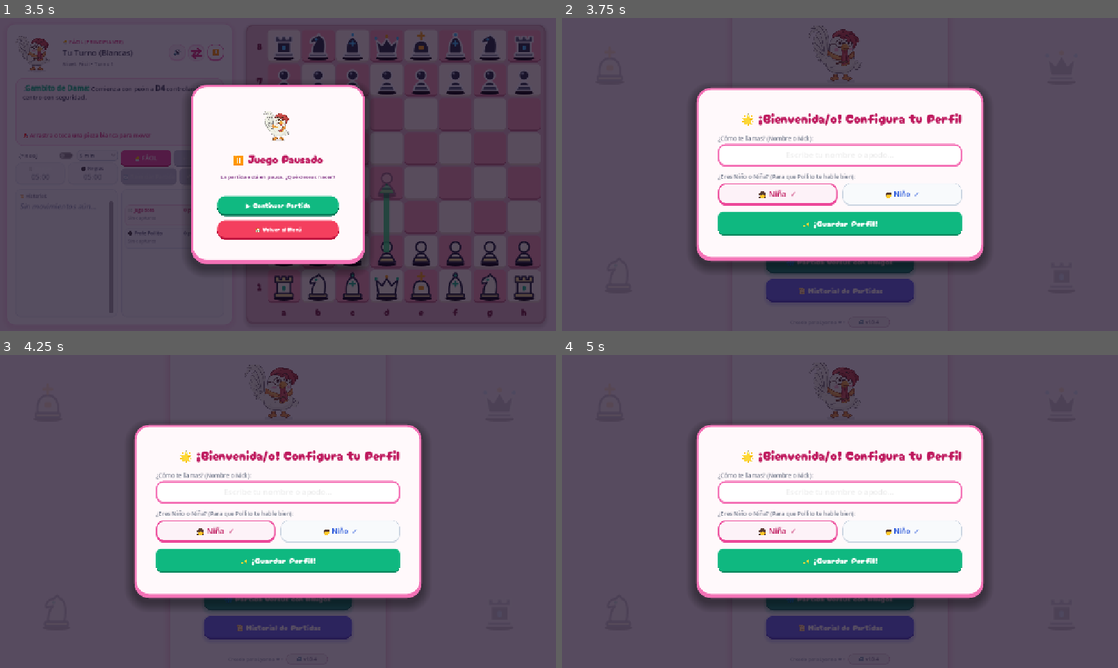
Above: before the commit, frames 1-4 (two rows, left to right).
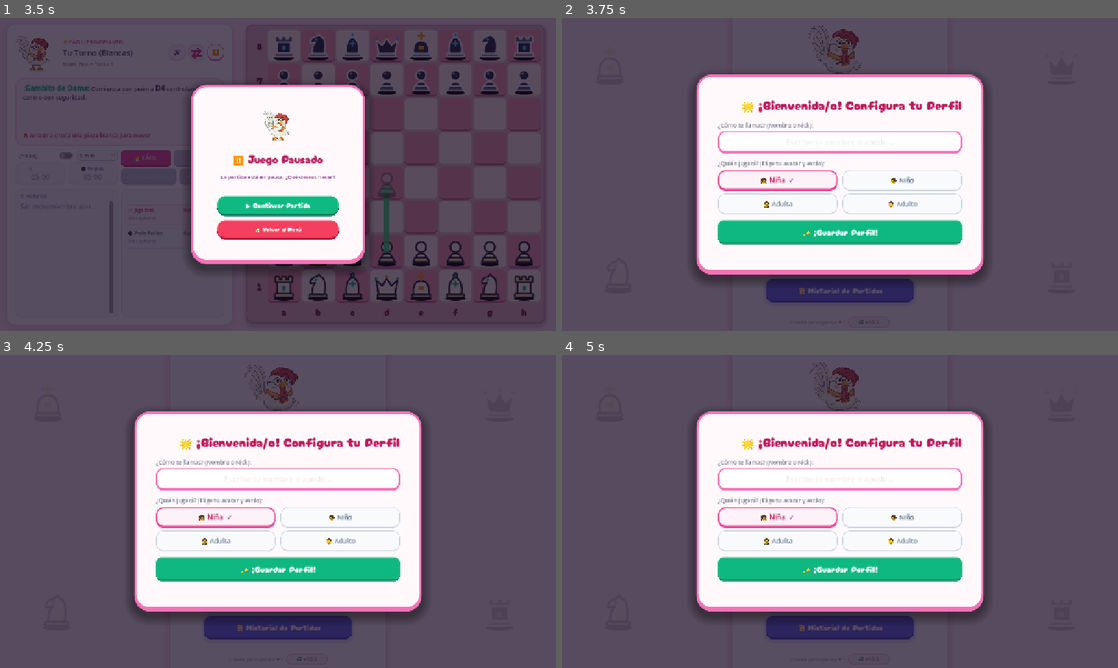
Above: after the commit, the same moments.

Repository: Xx5n0wxX/ajedrez-de-pollito
Game: Godot game, scene res://tablero_juego.tscn
The game is run twice, just before and just after one commit, with the same random seed, the same clock (stepped at 60 frames per second) and the same inputs. This scene is started directly instead of the project's main scene.
Inputs (mouse positions are in pixels of both pictures, inside the frame that each line leads up to):
- Up to frame 1 (3.5 s): click "🔊" at 0.5 s; click "🔇" at 1.25 s; click (511, 52) at 2 s; click "⏸️" at 2.75 s
- Up to frame 2 (3.75 s): click "🏠 Volver al Menú" at 3.5 s
- Up to frame 3 (4.25 s): no input
- Up to frame 4 (5 s): click "✏️ Editar" at 4.25 s

Frame 1 is identical in both runs. In frame 2, 15% of the frame differs, in the area x 23-77%, y 18-85%; in frame 3, 15%; in frame 4, 15%.

Commit message:
Release v1.0.5 (Build 6): Nuevo soporte para perfiles de Adulto: 4 arquetipos con avatares (Niña, Niño, Adulta, Adulto), adaptacion respetuosa de dialogos del Profe Pollito y selector actualizado.

Diff:
--- a/MainMenu.tscn
+++ b/MainMenu.tscn
@@ -682,7 +682,7 @@
 anchor_bottom = 1.0
 
 [node name="EditCard" type="PanelContainer" parent="ProfileEditOverlay/Center"]
-custom_minimum_size = Vector2(430, 400)
+custom_minimum_size = Vector2(440, 460)
 layout_mode = 2
 theme_override_styles/panel = SubResource("StyleBoxFlat_modal_card")
 
@@ -732,14 +732,14 @@
 layout_mode = 2
 theme_override_colors/font_color = Color(0.45, 0.48, 0.55, 1)
 theme_override_font_sizes/font_size = 13
-text = "¿Eres Niño o Niña? (Para que Pollito te hable bien):"
-
-[node name="GenderHBox" type="HBoxContainer" parent="ProfileEditOverlay/Center/EditCard/Margin/VBox/GenderSection"]
+text = "¿Quién jugará? (Elige tu avatar y estilo):"
+
+[node name="ChildRowHBox" type="HBoxContainer" parent="ProfileEditOverlay/Center/EditCard/Margin/VBox/GenderSection"]
 layout_mode = 2
 theme_override_constants/separation = 12
 alignment = 1
 
-[node name="BtnGenderGirl" type="Button" parent="ProfileEditOverlay/Center/EditCard/Margin/VBox/GenderSection/GenderHBox"]
+[node name="BtnGenderGirl" type="Button" parent="ProfileEditOverlay/Center/EditCard/Margin/VBox/GenderSection/ChildRowHBox"]
 unique_name_in_owner = true
 custom_minimum_size = Vector2(160, 46)
 layout_mode = 2
@@ -748,7 +748,7 @@
 theme_override_font_sizes/font_size = 15
 text = "👧 Niña"
 
-[node name="BtnGenderBoy" type="Button" parent="ProfileEditOverlay/Center/EditCard/Margin/VBox/GenderSection/GenderHBox"]
+[node name="BtnGenderBoy" type="Button" parent="ProfileEditOverlay/Center/EditCard/Margin/VBox/GenderSection/ChildRowHBox"]
 unique_name_in_owner = true
 custom_minimum_size = Vector2(160, 46)
 layout_mode = 2
@@ -756,6 +756,29 @@
 focus_mode = 0
 theme_override_font_sizes/font_size = 15
 text = "👦 Niño"
+
+[node name="AdultRowHBox" type="HBoxContainer" parent="ProfileEditOverlay/Center/EditCard/Margin/VBox/GenderSection"]
+layout_mode = 2
+theme_override_constants/separation = 12
+alignment = 1
+
+[node name="BtnAdultFemale" type="Button" parent="ProfileEditOverlay/Center/EditCard/Margin/VBox/GenderSection/AdultRowHBox"]
+unique_name_in_owner = true
+custom_minimum_size = Vector2(160, 46)
+layout_mode = 2
+size_flags_horizontal = 3
+focus_mode = 0
+theme_override_font_sizes/font_size = 15
+text = "👩 Adulta"
+
+[node name="BtnAdultMale" type="Button" parent="ProfileEditOverlay/Center/EditCard/Margin/VBox/GenderSection/AdultRowHBox"]
+unique_name_in_owner = true
+custom_minimum_size = Vector2(160, 46)
+layout_mode = 2
+size_flags_horizontal = 3
+focus_mode = 0
+theme_override_font_sizes/font_size = 15
+text = "👨 Adulto"
 
 [node name="EditButtonsVBox" type="VBoxContainer" parent="ProfileEditOverlay/Center/EditCard/Margin/VBox"]
 layout_mode = 2
--- a/scripts/MainMenu.gd
+++ b/scripts/MainMenu.gd
@@ -52,6 +52,8 @@
 @onready var edit_name_input: LineEdit = %EditNameInput if has_node("%EditNameInput") else find_child("EditNameInput", true, false)
 @onready var btn_gender_girl: Button = %BtnGenderGirl if has_node("%BtnGenderGirl") else find_child("BtnGenderGirl", true, false)
 @onready var btn_gender_boy: Button = %BtnGenderBoy if has_node("%BtnGenderBoy") else find_child("BtnGenderBoy", true, false)
+@onready var btn_adult_female: Button = %BtnAdultFemale if has_node("%BtnAdultFemale") else find_child("BtnAdultFemale", true, false)
+@onready var btn_adult_male: Button = %BtnAdultMale if has_node("%BtnAdultMale") else find_child("BtnAdultMale", true, false)
 @onready var btn_save_profile: Button = %BtnSaveProfile if has_node("%BtnSaveProfile") else find_child("BtnSaveProfile", true, false)
 @onready var btn_cancel_edit_profile: Button = %BtnCancelEditProfile if has_node("%BtnCancelEditProfile") else find_child("BtnCancelEditProfile", true, false)
 @onready var btn_delete_profile: Button = %BtnDeleteProfile if has_node("%BtnDeleteProfile") else find_child("BtnDeleteProfile", true, false)
@@ -94,7 +96,8 @@
 
 var _is_editing_existing: bool = false
 var _target_edit_profile_id: String = ""
-var _selected_gender: String = "f" # "f": Niña / "m": Niño
+var _selected_gender: String = "f" # "f": Femenino / "m": Masculino
+var _selected_category: String = "child" # "child": Infantil / "adult": Adulto
 var _selected_online_color: String = "white"
 var _selected_online_time: int = 5
 var _current_lobby_tab: String = "create"
@@ -359,10 +362,14 @@
 		btn_close_select_modal.pressed.connect(_close_select_modal)
 
 	# Botones de modal editor
-	if btn_gender_girl and not btn_gender_girl.pressed.is_connected(func(): _set_modal_gender("f")):
-		btn_gender_girl.pressed.connect(func(): _set_modal_gender("f"))
-	if btn_gender_boy and not btn_gender_boy.pressed.is_connected(func(): _set_modal_gender("m")):
-		btn_gender_boy.pressed.connect(func(): _set_modal_gender("m"))
+	if btn_gender_girl and not btn_gender_girl.pressed.is_connected(func(): _set_modal_archetype("f", "child")):
+		btn_gender_girl.pressed.connect(func(): _set_modal_archetype("f", "child"))
+	if btn_gender_boy and not btn_gender_boy.pressed.is_connected(func(): _set_modal_archetype("m", "child")):
+		btn_gender_boy.pressed.connect(func(): _set_modal_archetype("m", "child"))
+	if btn_adult_female and not btn_adult_female.pressed.is_connected(func(): _set_modal_archetype("f", "adult")):
+		btn_adult_female.pressed.connect(func(): _set_modal_archetype("f", "adult"))
+	if btn_adult_male and not btn_adult_male.pressed.is_connected(func(): _set_modal_archetype("m", "adult")):
+		btn_adult_male.pressed.connect(func(): _set_modal_archetype("m", "adult"))
 	if btn_save_profile and not btn_save_profile.pressed.is_connected(_on_save_profile_pressed):
 		btn_save_profile.pressed.connect(_on_save_profile_pressed)
 	if btn_cancel_edit_profile and not btn_cancel_edit_profile.pressed.is_connected(_close_edit_modal):
@@ -611,12 +618,14 @@
 	var prof = pm.get_active_profile()
 	var p_name = prof.get("name", "")
 	var is_fem = (str(prof.get("gender", "f")).to_lower() == "f")
-	var icon = "👧" if is_fem else "👦"
-	var tag = "Niña" if is_fem else "Niño"
-	var color_code = "#db2777" if is_fem else "#2563eb" # Rosa para niña, Azul para niño
+	var cat = str(prof.get("category", "child")).to_lower()
+	var is_ad = (cat in ["adult", "adulto", "adulta"] or prof.get("is_adult", false) == true)
+	var icon = ("👩" if is_fem else "👨") if is_ad else ("👧" if is_fem else "👦")
+	var tag = ("Adulta" if is_fem else "Adulto") if is_ad else ("Niña" if is_fem else "Niño")
+	var color_code = ("#7c3aed" if is_fem else "#059669") if is_ad else ("#db2777" if is_fem else "#2563eb")
 
 	if p_name.strip_edges().is_empty():
-		p_name = "Nuevo Perfil"
+		p_name = ("Adulta" if is_fem else "Adulto") if is_ad else ("Niña" if is_fem else "Niño")
 
 	if active_profile_name:
 		active_profile_name.text = "%s %s (%s)" % [icon, p_name, tag]
@@ -670,8 +679,10 @@
 		var p_id = p.get("id", "")
 		var p_name = p.get("name", "Jugador")
 		var is_fem = (str(p.get("gender", "f")).to_lower() == "f")
-		var icon = "👧" if is_fem else "👦"
-		var gender_label = "Niña" if is_fem else "Niño"
+		var cat = str(p.get("category", "child")).to_lower()
+		var is_ad = (cat in ["adult", "adulto", "adulta"] or p.get("is_adult", false) == true)
+		var icon = ("👩" if is_fem else "👨") if is_ad else ("👧" if is_fem else "👦")
+		var gender_label = ("Adulta" if is_fem else "Adulto") if is_ad else ("Niña" if is_fem else "Niño")
 		var is_active = (p_id == active_id)
 
 		var card = PanelContainer.new()
@@ -700,7 +711,7 @@
 
 		var info_label = Label.new()
 		info_label.text = "%s %s  (%s)" % [icon, p_name, gender_label]
-		var col = Color("#DB2777") if is_fem else Color("#2563EB")
+		var col = (Color("#7C3AED") if is_fem else Color("#059669")) if is_ad else (Color("#DB2777") if is_fem else Color("#2563EB"))
 		info_label.add_theme_color_override("font_color", col)
 		info_label.add_theme_font_size_override("font_size", 20 if is_mob else 16)
 		info_label.size_flags_horizontal = Control.SIZE_EXPAND_FILL
@@ -767,7 +778,8 @@
 func _open_create_new_profile() -> void:
 	_is_editing_existing = false
 	_target_edit_profile_id = ""
-	_selected_gender = "f" # Predeterminado niña
+	_selected_gender = "f" # Predeterminado femenina
+	_selected_category = "child" # Predeterminado infantil
 
 	if edit_modal_title:
 		edit_modal_title.text = "🌟 Crear Nuevo Perfil"
@@ -827,6 +839,8 @@
 	_is_editing_existing = true
 	_target_edit_profile_id = p_id
 	_selected_gender = str(target_prof.get("gender", "f")).to_lower()
+	var cat = str(target_prof.get("category", "child")).to_lower()
+	_selected_category = "adult" if (cat in ["adult", "adulto", "adulta"] or target_prof.get("is_adult", false) == true) else "child"
 
 	if edit_modal_title:
 		edit_modal_title.text = "✏️ Editar Perfil de %s" % target_prof.get("name", "")
@@ -848,89 +862,59 @@
 	if edit_name_input:
 		edit_name_input.grab_focus()
 
+func _set_modal_archetype(g: String, cat: String) -> void:
+	_selected_gender = g
+	_selected_category = cat
+	_refresh_gender_buttons_ui()
+
 func _set_modal_gender(g: String) -> void:
-	_selected_gender = g
-	_refresh_gender_buttons_ui()
+	_set_modal_archetype(g, _selected_category)
 
 func _refresh_gender_buttons_ui() -> void:
-	var is_fem = (_selected_gender == "f")
-
-	var girl_style = StyleBoxFlat.new()
-	girl_style.set_corner_radius_all(18)
-	girl_style.anti_aliasing = true
-
-	var boy_style = StyleBoxFlat.new()
-	boy_style.set_corner_radius_all(18)
-	boy_style.anti_aliasing = true
-
-	if is_fem:
-		girl_style.bg_color = Color("#FDF2F8") # Soft pink
-		girl_style.border_width_left = 3
-		girl_style.border_width_top = 3
-		girl_style.border_width_right = 3
-		girl_style.border_width_bottom = 6
-		girl_style.border_color = Color("#EC4899")
-		if btn_gender_girl:
-			btn_gender_girl.text = "👧 Niña  ✓"
-			btn_gender_girl.add_theme_color_override("font_color", Color("#BE185D"))
-			btn_gender_girl.add_theme_font_size_override("font_size", 18)
-
-		boy_style.bg_color = Color("#F8FAFC") # Soft gray
-		boy_style.border_width_left = 1
-		boy_style.border_width_top = 1
-		boy_style.border_width_right = 1
-		boy_style.border_width_bottom = 3
-		boy_style.border_color = Color("#CBD5E1")
-		if btn_gender_boy:
-			btn_gender_boy.text = "👦 Niño"
-			btn_gender_boy.add_theme_color_override("font_color", Color("#64748B"))
-			btn_gender_boy.add_theme_font_size_override("font_size", 16)
+	var is_girl_sel = (_selected_gender == "f" and _selected_category == "child")
+	var is_boy_sel = (_selected_gender == "m" and _selected_category == "child")
+	var is_adult_f_sel = (_selected_gender == "f" and _selected_category == "adult")
+	var is_adult_m_sel = (_selected_gender == "m" and _selected_category == "adult")
+
+	_style_archetype_button(btn_gender_girl, "👧 Niña", is_girl_sel, Color("#FDF2F8"), Color("#EC4899"), Color("#BE185D"))
+	_style_archetype_button(btn_gender_boy, "👦 Niño", is_boy_sel, Color("#EFF6FF"), Color("#3B82F6"), Color("#1D4ED8"))
+	_style_archetype_button(btn_adult_female, "👩 Adulta", is_adult_f_sel, Color("#FAF5FF"), Color("#8B5CF6"), Color("#6D28D9"))
+	_style_archetype_button(btn_adult_male, "👨 Adulto", is_adult_m_sel, Color("#ECFDF5"), Color("#10B981"), Color("#047857"))
+
+func _style_archetype_button(btn: Button, base_text: String, is_selected: bool, bg_col: Color, border_col: Color, text_col: Color) -> void:
+	if not btn:
+		return
+	btn.custom_minimum_size = Vector2(160, 48)
+
+	var sb := StyleBoxFlat.new()
+	sb.set_corner_radius_all(16)
+	sb.anti_aliasing = true
+
+	if is_selected:
+		sb.bg_color = bg_col
+		sb.border_width_left = 3
+		sb.border_width_top = 3
+		sb.border_width_right = 3
+		sb.border_width_bottom = 6
+		sb.border_color = border_col
+		btn.text = "%s  ✓" % base_text
+		btn.add_theme_color_override("font_color", text_col)
+		btn.add_theme_font_size_override("font_size", 16)
 	else:
-		girl_style.bg_color = Color("#F8FAFC")
-		girl_style.border_width_left = 1
-		girl_style.border_width_top = 1
-		girl_style.border_width_right = 1
-		girl_style.border_width_bottom = 3
-		girl_style.border_color = Color("#CBD5E1")
-		if btn_gender_girl:
-			btn_gender_girl.text = "👧 Niña"
-			btn_gender_girl.add_theme_color_override("font_color", Color("#64748B"))
-			btn_gender_girl.add_theme_font_size_override("font_size", 16)
-
-		boy_style.bg_color = Color("#EFF6FF") # Soft blue
-		boy_style.border_width_left = 3
-		boy_style.border_width_top = 3
-		boy_style.border_width_right = 3
-		boy_style.border_width_bottom = 6
-		boy_style.border_color = Color("#3B82F6")
-		if btn_gender_boy:
-			btn_gender_boy.text = "👦 Niño  ✓"
-			btn_gender_boy.add_theme_color_override("font_color", Color("#1D4ED8"))
-			btn_gender_boy.add_theme_font_size_override("font_size", 18)
-
-	for b in [btn_gender_girl, btn_gender_boy]:
-		if b:
-			b.custom_minimum_size = Vector2(160, 52)
-	if btn_gender_girl:
-		btn_gender_girl.add_theme_stylebox_override("normal", girl_style)
-		btn_gender_girl.add_theme_stylebox_override("hover", girl_style)
-		btn_gender_girl.add_theme_stylebox_override("pressed", girl_style)
-	if btn_gender_boy:
-		btn_gender_boy.add_theme_stylebox_override("normal", boy_style)
-		btn_gender_boy.add_theme_stylebox_override("hover", boy_style)
-		btn_gender_boy.add_theme_stylebox_override("pressed", boy_style)
-		if btn_gender_boy:
-			btn_gender_boy.text = "👦 Niño  ✓"
-			btn_gender_boy.add_theme_color_override("font_color", Color("#1D4ED8"))
-
-	if btn_gender_girl:
-		btn_gender_girl.add_theme_stylebox_override("normal", girl_style)
-		btn_gender_girl.add_theme_stylebox_override("hover", girl_style)
-		btn_gender_girl.add_theme_stylebox_override("pressed", girl_style)
-	if btn_gender_boy:
-		btn_gender_boy.add_theme_stylebox_override("normal", boy_style)
-		btn_gender_boy.add_theme_stylebox_override("hover", boy_style)
-		btn_gender_boy.add_theme_stylebox_override("pressed", boy_style)
+		sb.bg_color = Color("#F8FAFC")
+		sb.border_width_left = 1
+		sb.border_width_top = 1
+		sb.border_width_right = 1
+		sb.border_width_bottom = 3
+		sb.border_color = Color("#CBD5E1")
+		btn.text = base_text
+		btn.add_theme_color_override("font_color", Color("#64748B"))
+		btn.add_theme_font_size_override("font_size", 15)
+
+	var sb_hov = sb.duplicate()
+	btn.add_theme_stylebox_override("normal", sb)
+	btn.add_theme_stylebox_override("hover", sb_hov)
+	btn.add_theme_stylebox_override("pressed", sb)
 
 func _on_save_profile_pressed() -> void:
 	var pm = _get_pm()
@@ -942,12 +926,15 @@
 		entered_name = edit_name_input.text.strip_edges()
 
 	if entered_name.is_empty():
-		entered_name = "Niña" if _selected_gender == "f" else "Niño"
+		if _selected_category == "adult":
+			entered_name = "Adulta" if _selected_gender == "f" else "Adulto"
+		else:
+			entered_name = "Niña" if _selected_gender == "f" else "Niño"
 
 	if _is_editing_existing:
-		pm.update_profile(_target_edit_profile_id, entered_name, _selected_gender)
+		pm.update_profile(_target_edit_profile_id, entered_name, _selected_gender, _selected_category)
 	else:
-		pm.create_profile(entered_name, _selected_gender)
+		pm.create_profile(entered_name, _selected_gender, _selected_category)
 
 	if btn_cancel_edit_profile:
 		btn_cancel_edit_profile.visible = true
@@ -2247,11 +2234,15 @@
 	if pm and _mob_lbl_player_name:
 		var prof = pm.get_active_profile()
 		var p_name: String = str(prof.get("name", "")).strip_edges()
+		var is_fem: bool = (str(prof.get("gender", "f")).to_lower() == "f")
+		var cat: String = str(prof.get("category", "child")).to_lower()
+		var is_ad: bool = (cat in ["adult", "adulto", "adulta"] or prof.get("is_adult", false) == true)
+		var icon: String = ("👩" if is_fem else "👨") if is_ad else ("👧" if is_fem else "👦")
 		if p_name.is_empty():
-			p_name = "Jugador"
-		var is_fem: bool = (str(prof.get("gender", "f")).to_lower() == "f")
-		_mob_lbl_player_name.text = p_name
-		_mob_lbl_player_name.add_theme_color_override("font_color", Color("#DB2777") if is_fem else Color("#2563EB"))
+			p_name = ("Adulta" if is_fem else "Adulto") if is_ad else ("Niña" if is_fem else "Niño")
+		_mob_lbl_player_name.text = "%s %s" % [icon, p_name]
+		var col = ("#7C3AED" if is_fem else "#059669") if is_ad else ("#DB2777" if is_fem else "#2563EB")
+		_mob_lbl_player_name.add_theme_color_override("font_color", Color(col))
 
 	if _mob_lbl_stars:
 		var total_stars: int = 0
--- a/scripts/ProfileManager.gd
+++ b/scripts/ProfileManager.gd
@@ -44,7 +44,9 @@
 		var default_prof = {
 			"id": "profile_init_temp",
 			"name": "",
-			"gender": "f" # "f": Niña / "m": Niño
+			"gender": "f", # "f": Niña / "m": Niño
+			"category": "child", # "child" | "adult"
+			"is_adult": false
 		}
 		profiles.append(default_prof)
 		active_profile_id = "profile_init_temp"
@@ -77,19 +79,29 @@
 			return p
 	if not profiles.is_empty() and profiles[0] is Dictionary:
 		return profiles[0]
-	return {"id": "default", "name": "Jugador", "gender": "f"}
+	return {"id": "default", "name": "Jugador", "gender": "f", "category": "child", "is_adult": false}
+
+func is_adult() -> bool:
+	var prof = get_active_profile()
+	var cat = str(prof.get("category", "child")).to_lower()
+	return cat in ["adult", "adulto", "adulta"] or prof.get("is_adult", false) == true
+
+func get_player_category() -> String:
+	return "adult" if is_adult() else "child"
 
 func get_player_name() -> String:
 	var prof = get_active_profile()
 	var n = str(prof.get("name", "")).strip_edges()
 	if n.is_empty():
+		if is_adult():
+			return "Adulta" if is_female() else "Adulto"
 		return "Jugadora" if is_female() else "Jugador"
 	return n
 
 func get_player_gender() -> String:
 	var prof = get_active_profile()
 	var g = str(prof.get("gender", "f")).to_lower()
-	return "m" if g in ["m", "niño", "nino", "chico"] else "f"
+	return "m" if g in ["m", "niño", "nino", "chico", "adulto", "hombre"] else "f"
 
 func is_female() -> bool:
 	return get_player_gender() == "f"
@@ -98,9 +110,13 @@
 	return get_player_gender() == "m"
 
 func get_gender_label() -> String:
+	if is_adult():
+		return "Adulta" if is_female() else "Adulto"
 	return "Niña" if is_female() else "Niño"
 
 func get_gender_icon() -> String:
+	if is_adult():
+		return "👩" if is_female() else "👨"
 	return "👧" if is_female() else "👦"
 
 func get_all_profiles() -> Array:
@@ -115,16 +131,23 @@
 			return true
 	return false
 
-func create_profile(p_name: String, p_gender: String) -> Dictionary:
+func create_profile(p_name: String, p_gender: String, p_category: String = "child") -> Dictionary:
+	var clean_cat = "adult" if p_category.to_lower() in ["adult", "adulto", "adulta"] else "child"
+	var is_ad = (clean_cat == "adult")
 	var clean_name = p_name.strip_edges()
-	var clean_gender = "m" if p_gender.to_lower() in ["m", "niño", "nino", "chico"] else "f"
+	var clean_gender = "m" if p_gender.to_lower() in ["m", "niño", "nino", "chico", "adulto", "hombre"] else "f"
 	if clean_name.is_empty():
-		clean_name = "Niño" if clean_gender == "m" else "Niña"
+		if is_ad:
+			clean_name = "Adulta" if clean_gender == "f" else "Adulto"
+		else:
+			clean_name = "Niño" if clean_gender == "m" else "Niña"
 	var new_id = "profile_%d_%d" % [int(Time.get_unix_time_from_system()), randi() % 1000]
 	var new_prof = {
 		"id": new_id,
 		"name": clean_name,
-		"gender": clean_gender
+		"gender": clean_gender,
+		"category": clean_cat,
+		"is_adult": is_ad
 	}
 	if is_first_time:
 		profiles.clear()
@@ -136,15 +159,27 @@
 	active_profile_changed.emit(new_prof)
 	return new_prof
 
-func update_profile(p_id: String, new_name: String, new_gender: String) -> bool:
+func update_profile(p_id: String, new_name: String, new_gender: String, new_category: String = "") -> bool:
 	for i in range(profiles.size()):
 		if profiles[i] is Dictionary and profiles[i].get("id", "") == p_id:
 			var clean_name = new_name.strip_edges()
-			var clean_gender = "m" if new_gender.to_lower() in ["m", "niño", "nino", "chico"] else "f"
+			var clean_gender = "m" if new_gender.to_lower() in ["m", "niño", "nino", "chico", "adulto", "hombre"] else "f"
+			var cur_cat = str(profiles[i].get("category", "child"))
+			var clean_cat = new_category.to_lower() if not new_category.is_empty() else cur_cat
+			if clean_cat not in ["adult", "adulto", "adulta", "child"]:
+				clean_cat = "child"
+			if clean_cat in ["adult", "adulto", "adulta"]:
+				clean_cat = "adult"
+			var is_ad = (clean_cat == "adult")
 			if clean_name.is_empty():
-				clean_name = "Niño" if clean_gender == "m" else "Niña"
+				if is_ad:
+					clean_name = "Adulta" if clean_gender == "f" else "Adulto"
+				else:
+					clean_name = "Niño" if clean_gender == "m" else "Niña"
 			profiles[i]["name"] = clean_name
 			profiles[i]["gender"] = clean_gender
+			profiles[i]["category"] = clean_cat
+			profiles[i]["is_adult"] = is_ad
 			if is_first_time:
 				is_first_time = false
 			_save_profiles()
@@ -277,6 +312,23 @@
 		res = res.replace("lista para jugar", "listo para jugar")
 		res = res.replace("lista para empezar", "listo para empezar")
 
+	# 4. Adaptaciones específicas para perfil de Adulto
+	if is_adult():
+		# Reemplazar diminutivos infantiles por trato respetuoso de ajedrecista
+		res = res.replace("pequeña campeona", "gran campeona" if fem else "gran campeón")
+		res = res.replace("pequeño campeón", "gran campeón")
+		res = res.replace("pequeña amiga", "amiga mía" if fem else "amigo mío")
+		res = res.replace("pequeño amigo", "amigo mío")
+		res = res.replace("mi pequeña amiga", "mi estimada colega" if fem else "mi estimado colega")
+		res = res.replace("mi pequeño amigo", "mi estimado colega")
+		res = res.replace("mi pequeña alumna", "mi estimada alumna")
+		res = res.replace("mi pequeño alumno", "mi estimado alumno")
+		res = res.replace("mi pequeña", "mi colega")
+		res = res.replace("mi pequeño", "mi colega")
+		res = res.replace("¡Hola peque!", "¡Hola!")
+		res = res.replace("hola peque", "hola")
+		res = res.replace("Hola peque", "Hola")
+
 	return res
 
 # Métodos estáticos de conveniencia
@@ -290,6 +342,11 @@
 		return instance.is_female()
 	return true
 
+static func is_adult_player() -> bool:
+	if instance:
+		return instance.is_adult()
+	return false
+
 static func format_dialogue(text: String) -> String:
 	if instance:
 		return instance.adapt_text(text)
--- a/version.json
+++ b/version.json
@@ -1,8 +1,8 @@
 {
-  "version_code": 5,
-  "version_name": "1.0.4",
+  "version_code": 6,
+  "version_name": "1.0.5",
   "release_date": "2026-11-07",
-  "notes": "Zona segura (Safe Area) global para notch de camara y barra de notificaciones aplicada a todas las pantallas del juego (Partida Bot, Versus Online, Academia, Aula y Menu)",
+  "notes": "Nuevo soporte para perfiles de Adulto: 4 arquetipos con avatares (Niña, Niño, Adulta, Adulto), adaptacion respetuosa de dialogos del Profe Pollito y selector actualizado.",
   "pck_url": "https://github.com/Xx5n0wxX/ajedrez-de-pollito/releases/latest/download/update_android.pck",
   "pck_win_url": "https://github.com/Xx5n0wxX/ajedrez-de-pollito/releases/latest/download/update_windows.pck",
   "apk_url": "https://github.com/Xx5n0wxX/ajedrez-de-pollito/releases/latest/download/Ajedrez_de_Pollito.apk",
Not shown, changed: export_presets.cfg
